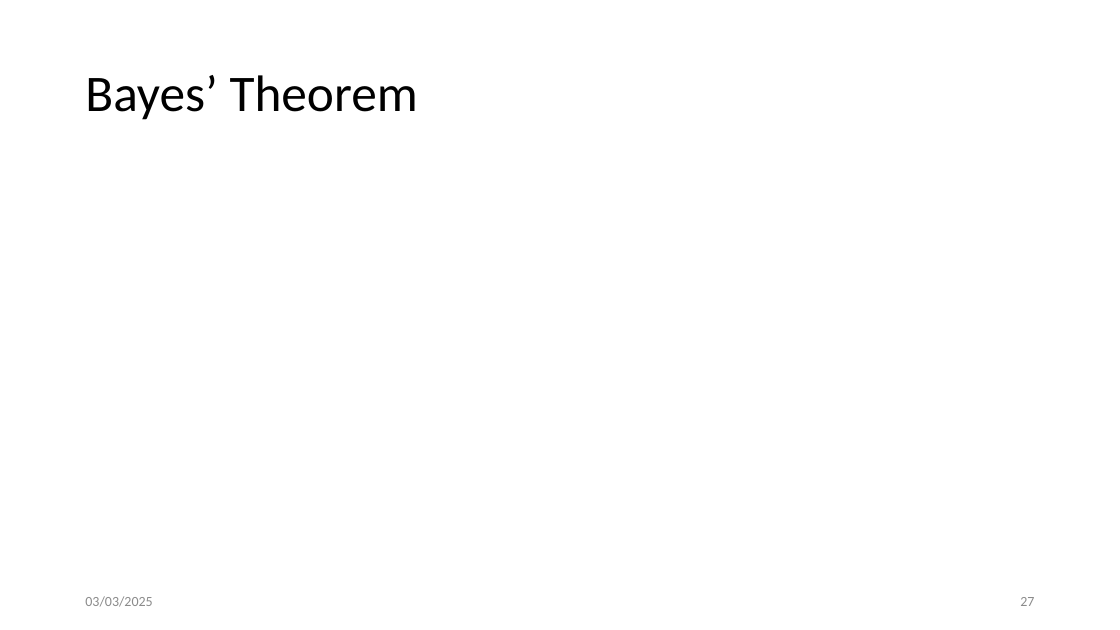
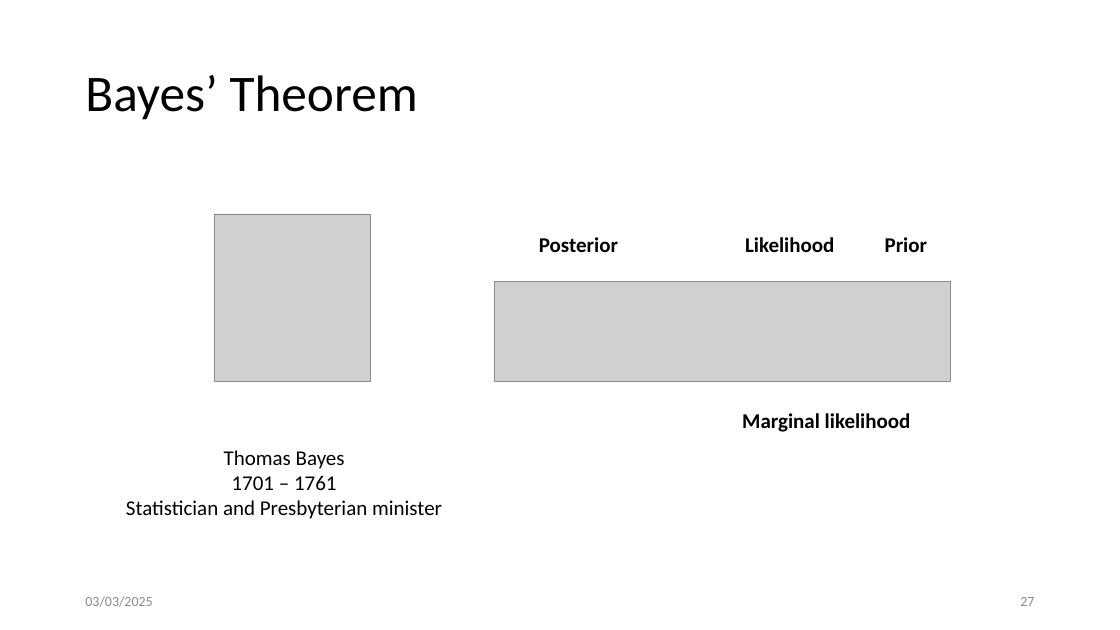
Before and after one commit to penelopenelope/ebi_mofa_workshop_precision_medicine, a slide deck: slide 28 of presentation.pptx. Drawn at 1120x630 pixels with LibreOffice and Linux fonts; fonts in the diff are those of the drawing; grey boxes stand for pictures. Boxes give left, top, right and bottom in pixels: in the first picture for what was removed or moved away, otherwise in the second. Text is boxed around its words. In the diff, an @@ line names an element or a change of style, - is before the commit and + after.

Commit message:
Updated presentation

```diff
--- a/presentation.pptx
+++ b/presentation.pptx
@@ picture added at (x1=214, y1=214, x2=371, y2=382) @@
@@ text added at (x1=539, y1=237, x2=618, y2=252), 18 pt, text #000000, bold @@
+Posterior
@@ text added at (x1=745, y1=237, x2=834, y2=252), 18 pt, text #000000, bold @@
+Likelihood
@@ text added at (x1=885, y1=237, x2=928, y2=252), 18 pt, text #000000, bold @@
+Prior
@@ picture added at (x1=495, y1=281, x2=951, y2=381) @@
@@ text added at (x1=742, y1=413, x2=911, y2=432), 18 pt, text #000000, bold @@
+Marginal likelihood
@@ text added at (x1=126, y1=450, x2=442, y2=519), 18 pt, text #000000 @@
+Thomas Bayes
+1701 – 1761
+Statistician and Presbyterian minister
```
Also in this commit, not shown: 2 other slides changed.
